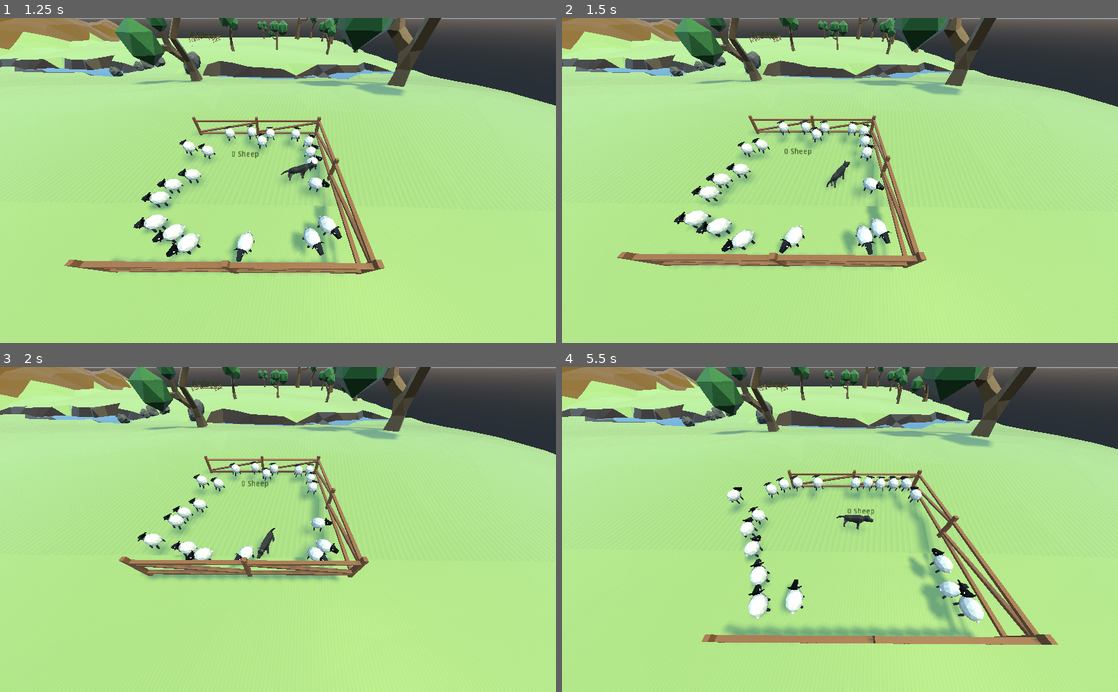
Above: before the commit, frames 1-4 (two rows, left to right).
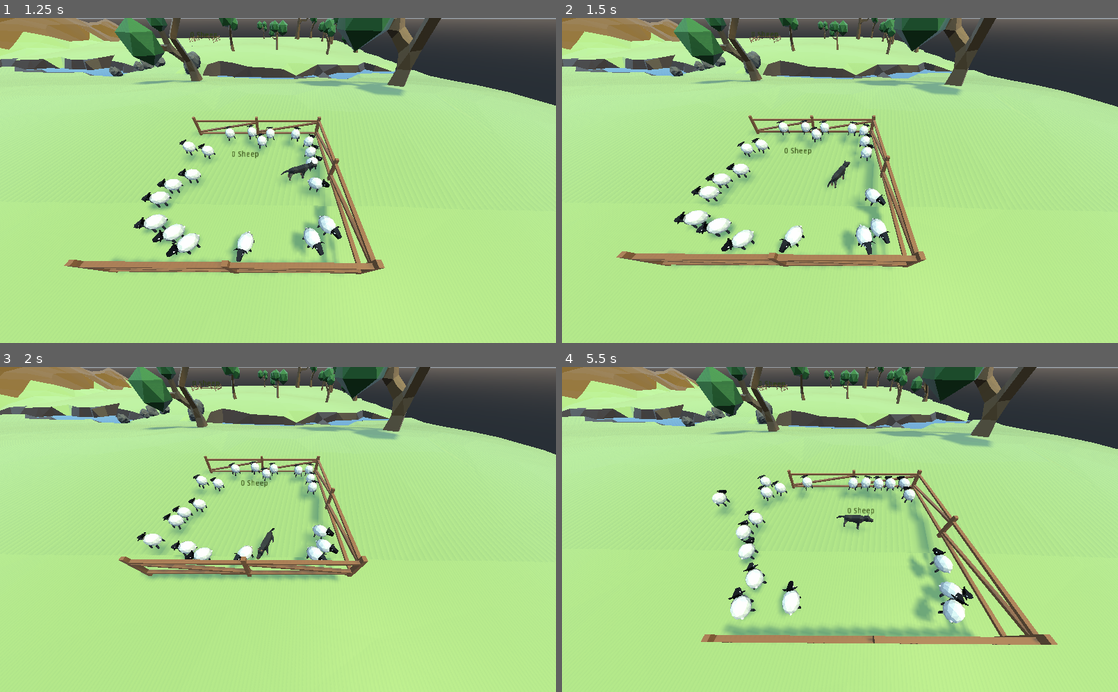
Above: after the commit, the same moments.

Repository: panic-fennecs/ideal-garbanzo
Game: Godot game, scene res://Main.tscn
Same seed, same stepped clock (60 frames per second), same inputs: the game is played once before the commit and once after it.
Inputs (mouse positions are in pixels of both pictures, inside the frame that each line leads up to):
- Up to frame 1 (1.25 s): move the mouse to (400, 164) at 0.52 s; click (400, 164) at 0.67 s
- Up to frame 2 (1.5 s): drag from (728, 196) to (812, 245) at 1.27 s
- Up to frame 3 (2 s): no input
- Up to frame 4 (5.5 s): move the mouse to (895, 458) at 2.02 s; click (895, 458) at 2.17 s; drag from (812, 594) to (673, 480) at 2.77 s; move the mouse to (1006, 578) at 3.52 s; click (1006, 578) at 3.67 s; drag from (673, 480) to (756, 448) at 4.27 s; move the mouse to (867, 529) at 5.02 s; click (867, 529) at 5.17 s

Frame 1 is identical in both runs. In frame 2, 1.3% of the frame differs, in the area x 1-98%, y 0-77%; in frame 3, 1.4%; in frame 4, 4.1%, in the area x 1-100%, y 0-86%.

Commit message:
fixed collision issue

Diff:
--- a/Dog.gd
+++ b/Dog.gd
@@ -23,9 +23,10 @@
 	#move_and_slide(Vector3(0, -pos.y - 10, 0))
 	move_animation.move(horizontal_dir)
 	move_and_slide(Vector3(horizontal_vel.x, 0, horizontal_vel.z), Vector3(0, 1, 0))
-	var col = get_slide_collision(0)
-	if col and col.collider.is_in_group("sheep"):
-		col.collider.push_away(Vector2(col.normal.x, col.normal.z) * -PUSH_FORCE)
+	for i in range(get_slide_count()):
+		var col = get_slide_collision(i)
+		if col and col.collider.is_in_group("sheep"):
+			col.collider.push_away(Vector2(col.normal.x, col.normal.z) * -PUSH_FORCE)
 	var new_pos = transform.origin
 	vec = new_pos - pos
 	var l = vec.length()
--- a/Main.gd
+++ b/Main.gd
@@ -11,7 +11,6 @@
 		add_child(s)
 		var end_pos = $"EndZone".global_transform.origin
 		end_pos = Vector2(end_pos.x, end_pos.z)
-		print(end_pos)
 		s.init(end_pos, end_pos + Vector2(0, 11))
 		sheep.append(s)
 
